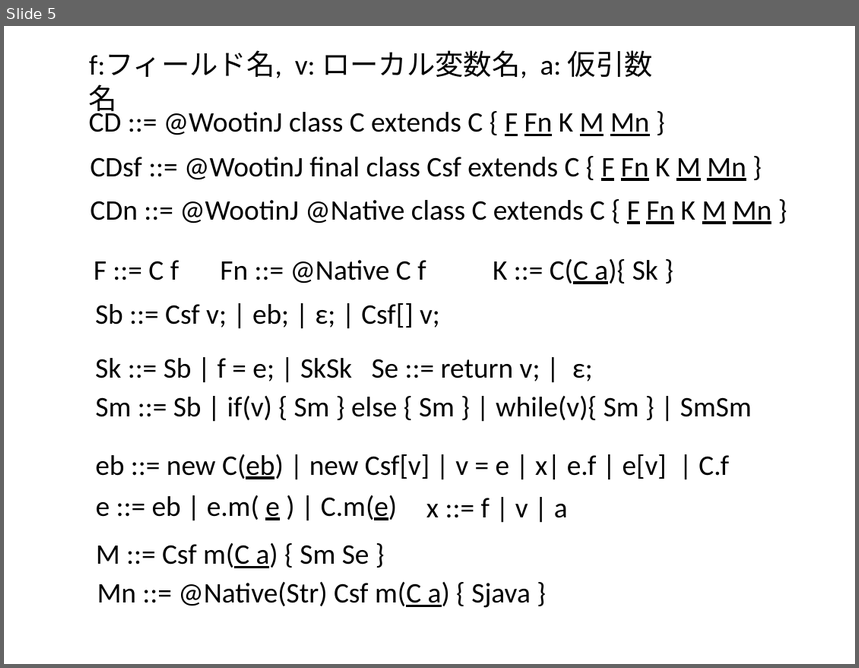
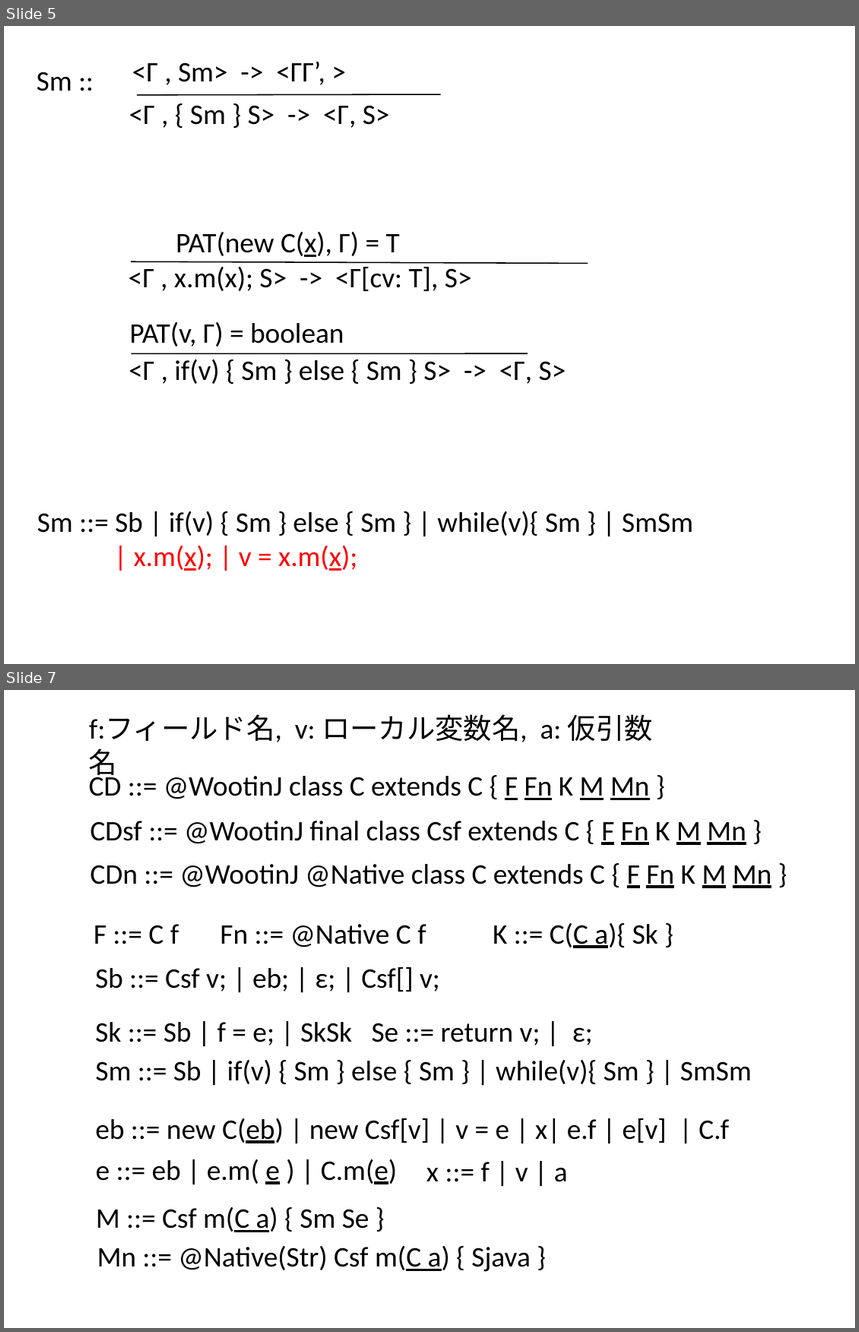
Before and after one commit to kikaineko/misc, a slide deck: study/draft/keisikika.pptx. Shown one above the other, each under a label of ours: slide 5 before the commit, slides 5 and 7 after it; the slides between them are not shown. The pictures are 859x668 and 859x1332 pixels, drawn with LibreOffice and Linux fonts; fonts in the diff are those of the drawing. Boxes give left, top, right and bottom in pixels: in the first picture for what was removed or moved away, otherwise in the second. Text is boxed around its words. In the diff, an @@ line names an element or a change of style, - is before the commit and + after.

```diff
--- a/study/draft/keisikika.pptx
+++ b/study/draft/keisikika.pptx
@@ slide 5 added at (4, 26, 855, 664), background #FFFFFF @@
@@ text added at (132, 62, 325, 85), 24 pt, text #000000 @@
+<Γ , Sm> -> <ΓΓ’, >
@@ text added at (37, 72, 72, 91), 24 pt, text #000000 @@
+Sm ::
@@ text added at (129, 105, 390, 128), 24 pt, text #000000 @@
+<Γ , { Sm } S> -> <Γ, S>
@@ line added from (137, 95) to (441, 94), #000000 1 pt @@
@@ text added at (176, 232, 400, 257), 24 pt, text #000000 @@
+PAT(new C(x), Γ) = T
@@ text added at (129, 267, 472, 291), 24 pt, text #000000 @@
+<Γ , x.m(x); S> -> <Γ[cv: T], S>
@@ line added from (131, 262) to (588, 263), #000000 1 pt @@
@@ text added at (129, 322, 344, 347), 24 pt, text #000000 @@
+PAT(v, Γ) = boolean
@@ text added at (129, 360, 566, 384), 24 pt, text #000000 @@
+<Γ , if(v) { Sm } else { Sm } S> -> <Γ, S>
@@ line added from (131, 354) to (528, 354), #000000 1 pt @@
@@ text added at (37, 512, 693, 571), 24 pt, text #000000 @@
+Sm ::= Sb | if(v) { Sm } else { Sm } | while(v){ Sm } | SmSm
+| x.m(x); | v = x.m(x);
@@ what was slide 5 is now slide 7 @@
```
Also in this commit, not shown: 2 slides changed, 2 other slides added, 1 slide removed.
